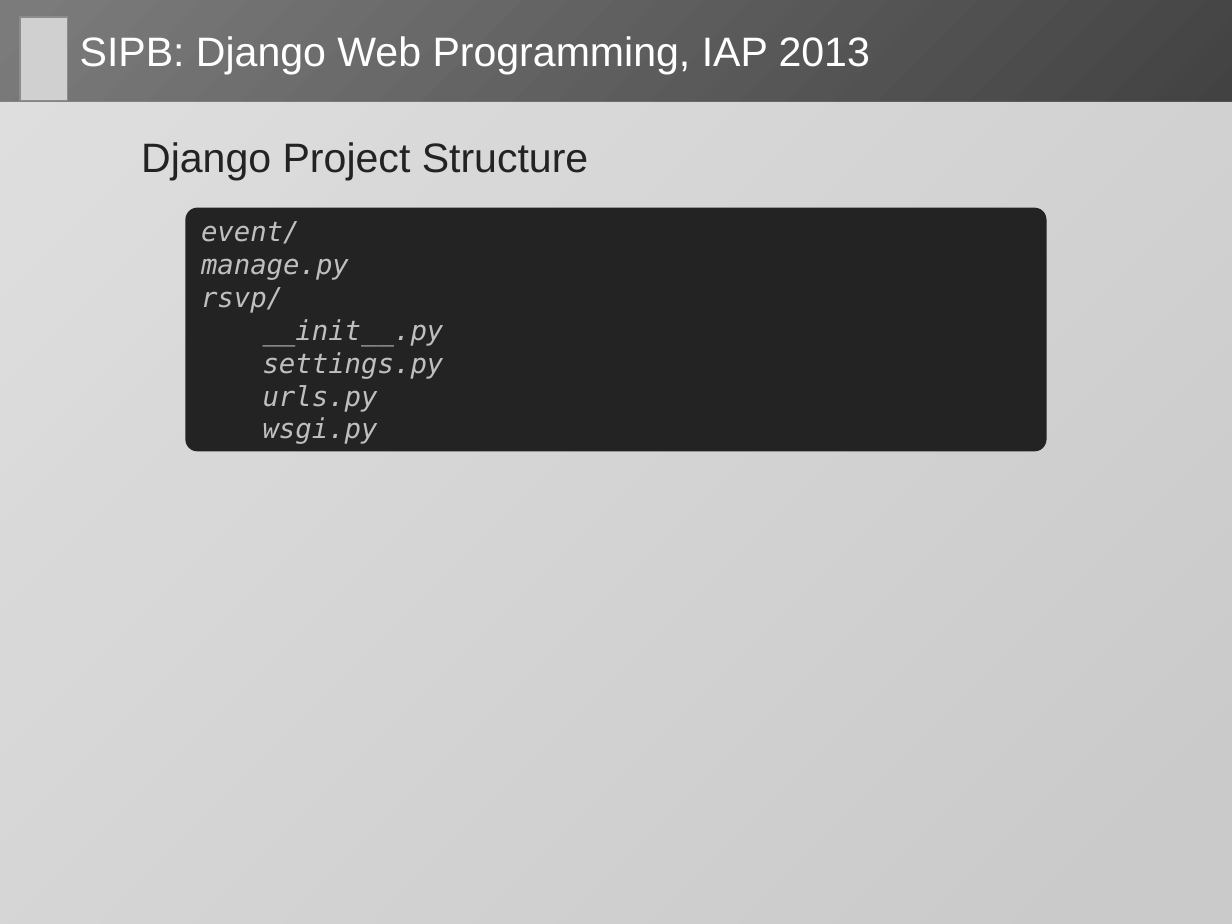
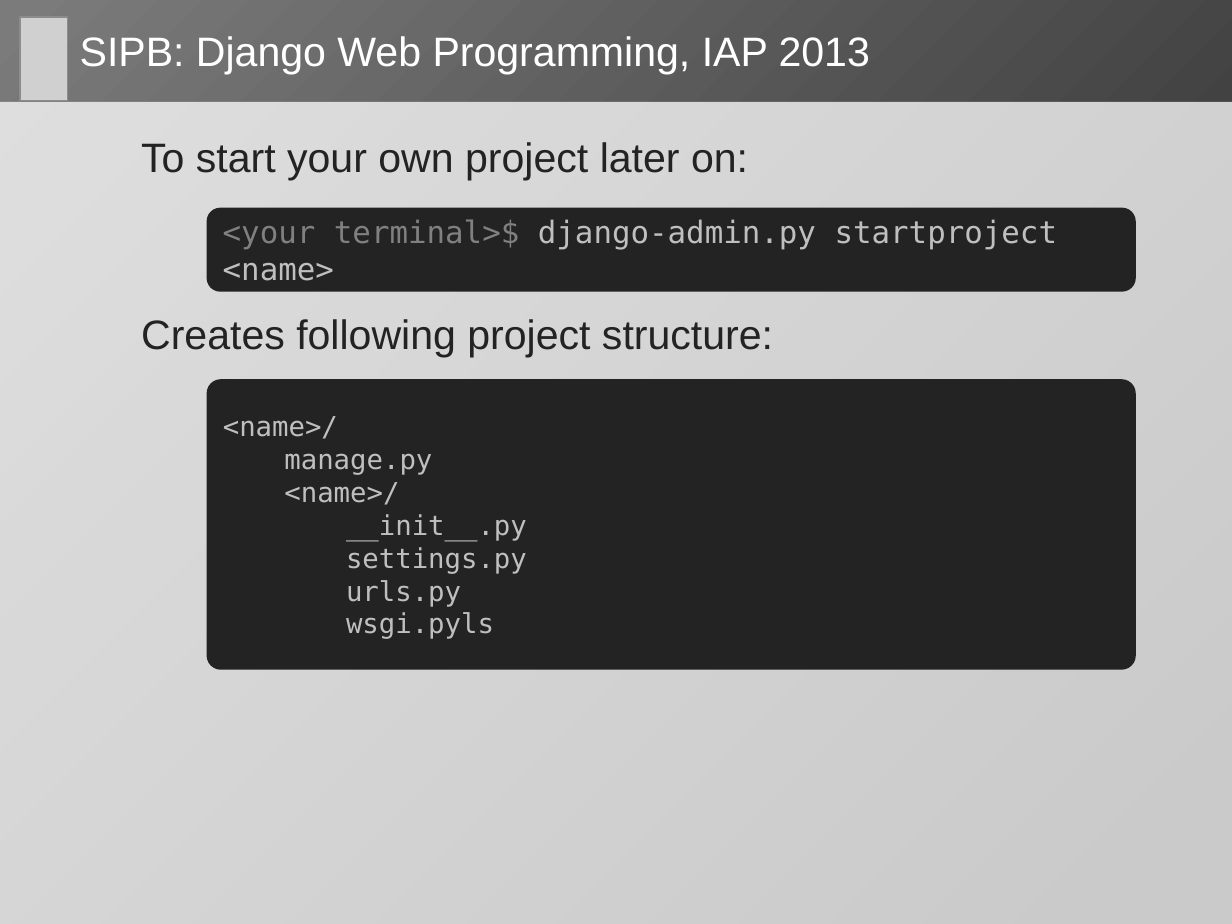
Before and after one commit to dlukeomalley/SIPB_django_class, a slide deck: slide 19 of slides/django_slides.pptx. Drawn at 1232x924 pixels with LibreOffice and Linux fonts; fonts in the diff are those of the drawing; grey boxes stand for pictures. Boxes give left, top, right and bottom in pixels: in the first picture for what was removed or moved away, otherwise in the second. Text is boxed around its words. In the diff, an @@ line names an element or a change of style, - is before the commit and + after.

Commit message:
basic event functionality added

```diff
--- a/slides/django_slides.pptx
+++ b/slides/django_slides.pptx
@@ text at [141, 142, 748, 181]: text changed @@
-  Django Project Structure
+  To start your own project later on:
@@ rounded rectangle added at [207, 208, 1136, 292], fill #232323, 18 pt, text #BFBFBF @@
+<your terminal>$ django-admin.py startproject <name>
@@ text added at [141, 319, 773, 357], 24 pt, text #232323 @@
+  Creates following project structure:
@@ rounded rectangle "<name>/": place and size @@
-rounded rectangle "<name>/" at [186, 208, 1047, 452]
+rounded rectangle "<name>/" at [207, 379, 1136, 670]
@@ text in rounded rectangle at [223, 416, 338, 439]: text changed; italic off @@
-event/
+<name>/
@@ text in rounded rectangle at [284, 453, 527, 607]: italic off in "manage.py", "__init__.py", "settings.py", "urls.py"; list level 1 to 2 in "__init__.py"; list level 1 to 2 in "settings.py"; list level 1 to 2 in "urls.py" @@
@@ text in rounded rectangle at [284, 482, 399, 505]: text changed; italic off @@
-rsvp/
+<name>/
@@ text in rounded rectangle at [346, 612, 494, 639]: text changed; italic off @@
-wsgi.py
+  wsgi.pyls
```
Also in this commit, not shown: 1 other slide changed, 12 slides added, 7 other files.
